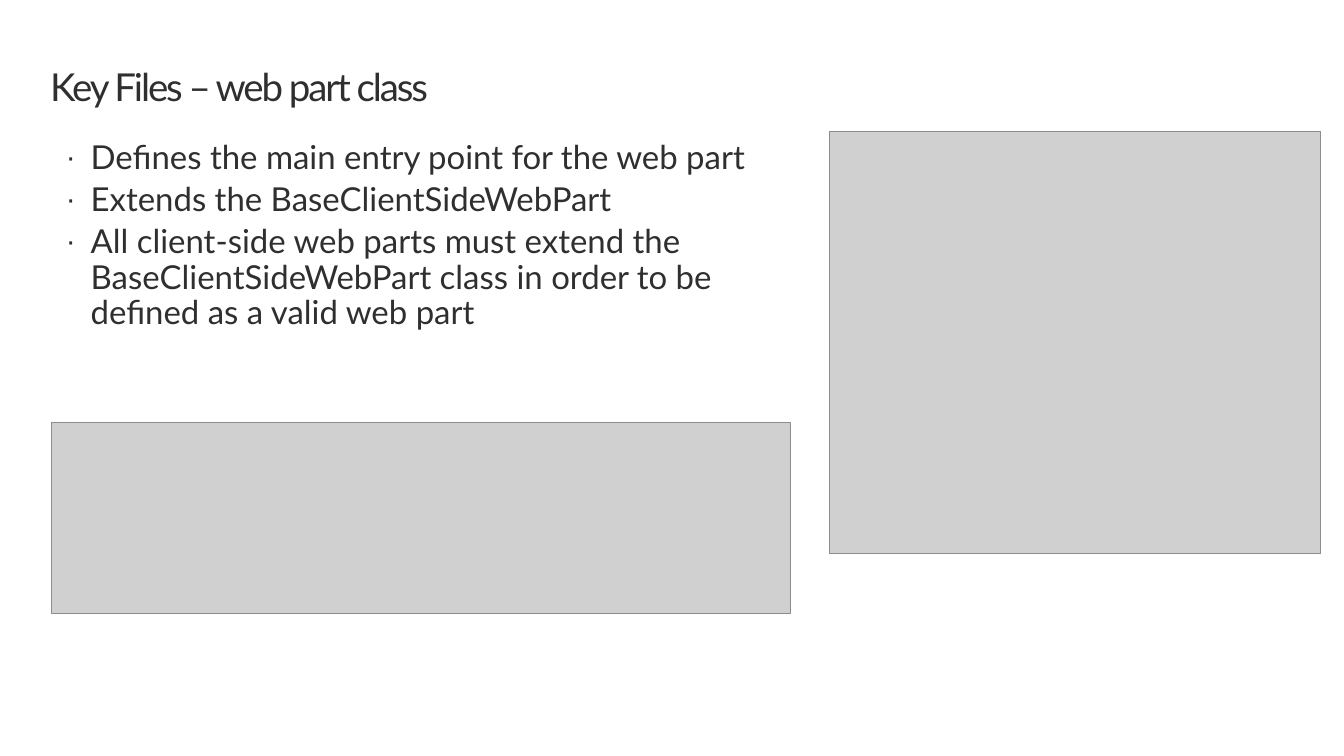
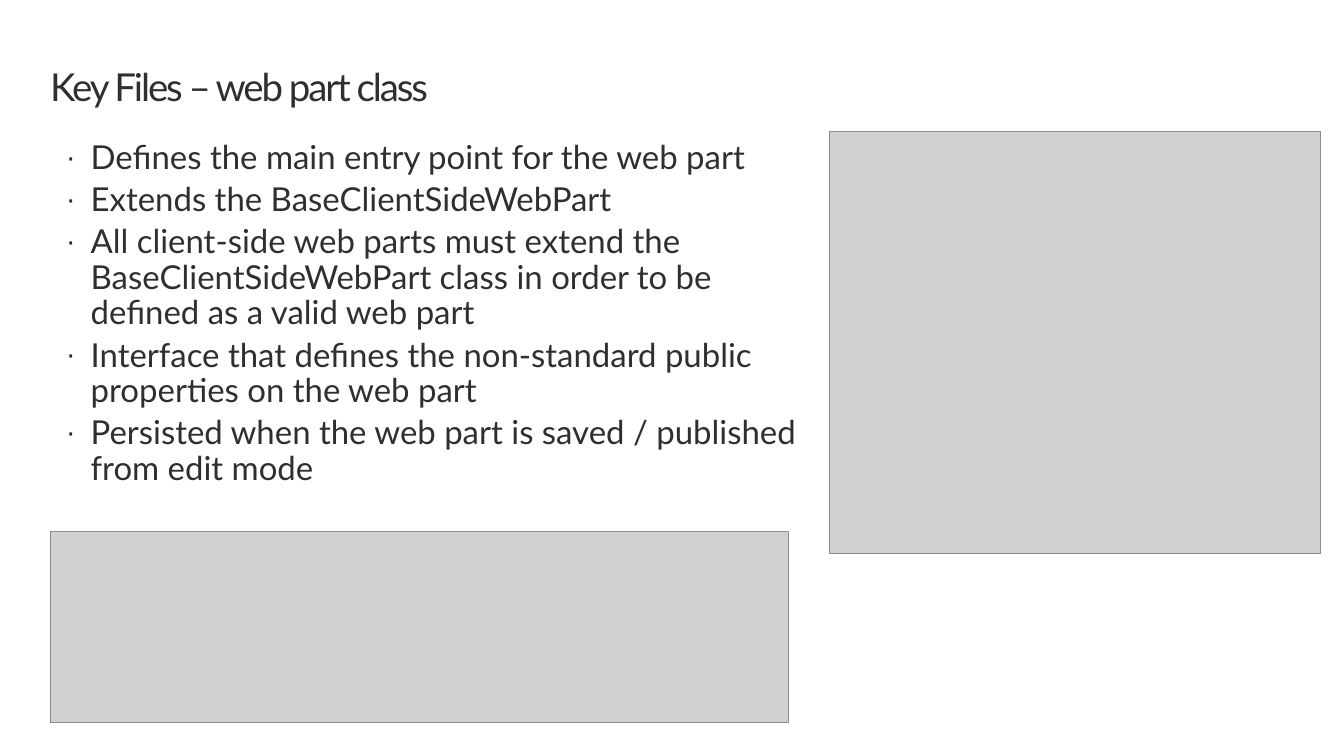
Before and after one commit to SharePoint/sp-dev-training-spfx-web-parts, a slide deck: slide 4 of 01-intro.pptx. Drawn at 1344x756 pixels with LibreOffice and Linux fonts; fonts in the diff are those of the drawing; grey boxes stand for pictures; background and template pictures are left out. Boxes give left, top, right and bottom in pixels: in the first picture for what was removed or moved away, otherwise in the second. Text is boxed around its words. In the diff, an @@ line names an element or a change of style, - is before the commit and + after.

```diff
--- a/01-intro.pptx
+++ b/01-intro.pptx
@@ text at box(91, 342, 795, 481): paragraphs added @@
+· Interface that defines the non-standard public properties on the web part
+· Persisted when the web part is saved / published from edit mode
@@ picture: place and size @@
-picture at box(51, 422, 790, 613)
+picture at box(50, 532, 789, 722)
```
Also in this commit, not shown: 2 other slides changed, 1 slide removed, 39 other files.
